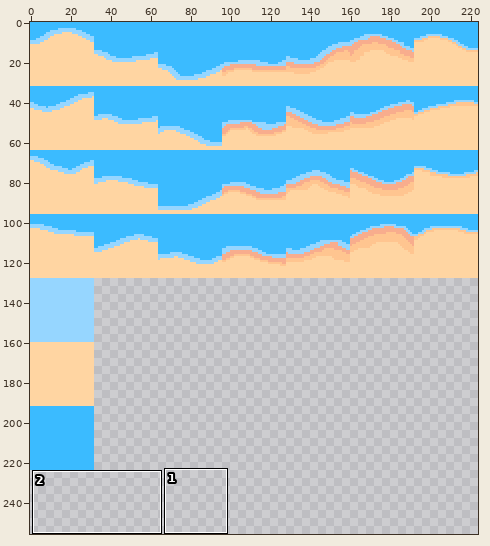
One commit to this sprite sheet: assets/sprites/shoreline1.png. The picture above shows the old version from afar; the outline marks the close-up.
Close-up. Old version:
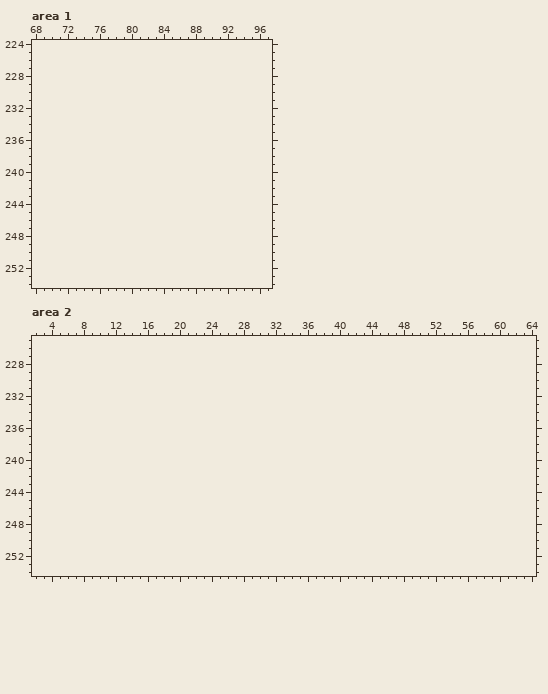
The file is 224x224 pixels. Colours within 5 levels of each other are drawn and written as one. Shown: area 1: x 68..97, y 224..254; area 2: x 2..64, y 225..254. The old version is drawn lined up with the new one, on the new canvas. The commit also changed other parts of the picture, which this record leaves out.
The same view after the edit:
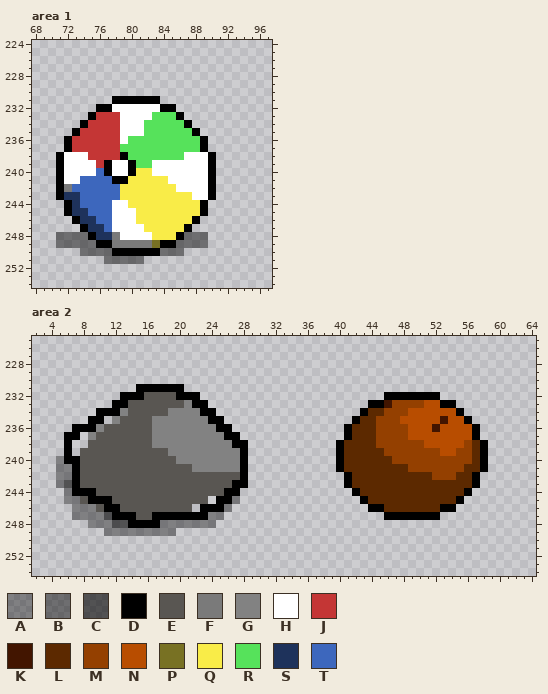
Palette (. is transparent): A #00000060  B #00000076  C #00000099  D #000000  E #595652  F #7a7a7a  G #828282  H #ffffff  J #c43635  K #421500  L #5c2900  M #944000  N #b84d00  P #787123  Q #f9ec48  R #56e25b  S #1e325b  T #3d67bd
What changed:
canvas 224x224 -> 224x256
Changed rows in their new state; - is an unchanged pixel.
Area 1:
first column x 71:
231 -------DDDDDD-------
232 -----DDHHHHHHDD-----
233 ----DJJJHHHHRRRD----
234 ---DJJJJHHHRRRRRD---
235 --DJJJJJHHHRRRRRRD--
236 -DJJJJJJHRRRRRRRRRD-
237 -DJJJJJJRRRRRRRRRRD-
238 DHHHJJJJDRRRRRRRHHHD
239 DHHHHJDHHDRRHHHHHHHD
240 DHHHHTDHHDQQHHHHHHHD
241 DHHTTTTDDQQQQQHHHHHD
242 DFTTTTTTQQQQQQQHHHHD
243 DSSTTTTTQQQQQQQQQHHD
244 -DSTTTTHHQQQQQQQQQD-
245 -DSSTTTHHHQQQQQQQQD-
246 --DSSTTHHHQQQQQQQD--
247 ---DSSTHHHHQQQQQD---
248 BBBBDSSFHHHHQQQDBBB-
249 BBBBBDDFFFFFPDDBBBB-
250 ---BBBBDDDDDDBBB----
251 ------BBBBB---------
Area 2:
first column x 5:
231 ----------DDDDDD--------------------------------------
232 --------DDDEEEEDDD-----------------------DDDDDDD------
233 -------DDEEEEEEEGDD--------------------DDKMMMMNNDD----
234 -----DDDGEEEEEGGGGDD------------------DLLMMMNNNNNND---
235 ----DD-GEEEEGGGGGGGDD----------------DLLMMMNNNNNKNND--
236 --DDDGEEEEEEGGGGGGGGDD--------------DLLLMMMMNNNKNNNND-
237 -DD-GEEEEEEEGGGGGGGGGDD-------------DLLLMMMMNNNNNNNND-
238 -D--EEEEEEEEGGGGGGGGGGDD-----------DLLLLMMMMMMNNNNNMLD
239 -D-EEEEEEEEEEEGGGGGGGGGD-----------DLLLLLMMMMMMMNNMMLD
240 ADDEEEEEEEEEEEEGGGGGGGGD-----------DLLLLLLMMMMMMMMMMLD
241 AADEEEEEEEEEEEEEEGGGGGGD-----------DLLLLLLLLMMMMMMMLLD
242 AADEEEEEEEEEEEEEEEEEEEED------------DLLLLLLLLLLMMMLLD-
243 ACDEEEEEEEEEEEEEEEEEEEDD------------DLLLLLLLLLLLLLLLD-
244 -ADDDEEEEEEEEEEEEEEEEDD--------------DLLLLLLLLLLLLLD--
245 -AAEDDDEEEEEEEEEEEE-DDA---------------DLLLLLLLLLLLD---
246 --AAAEDDEEEEEEEEE-DDDA-----------------DDLLLLLLLDD----
247 --AAAACDDDEEDDDDDDDAA--------------------DDDDDDD------
248 ----AAACCDDDDAAAAAAA----------------------------------
249 ------AAAAAAAAA---------------------------------------
Where, in picture pixels (left, top, right, bottom), the same in both close-ups:
added: (56, 96, 216, 264)
added: (56, 384, 248, 536)
added: (336, 392, 488, 520)
